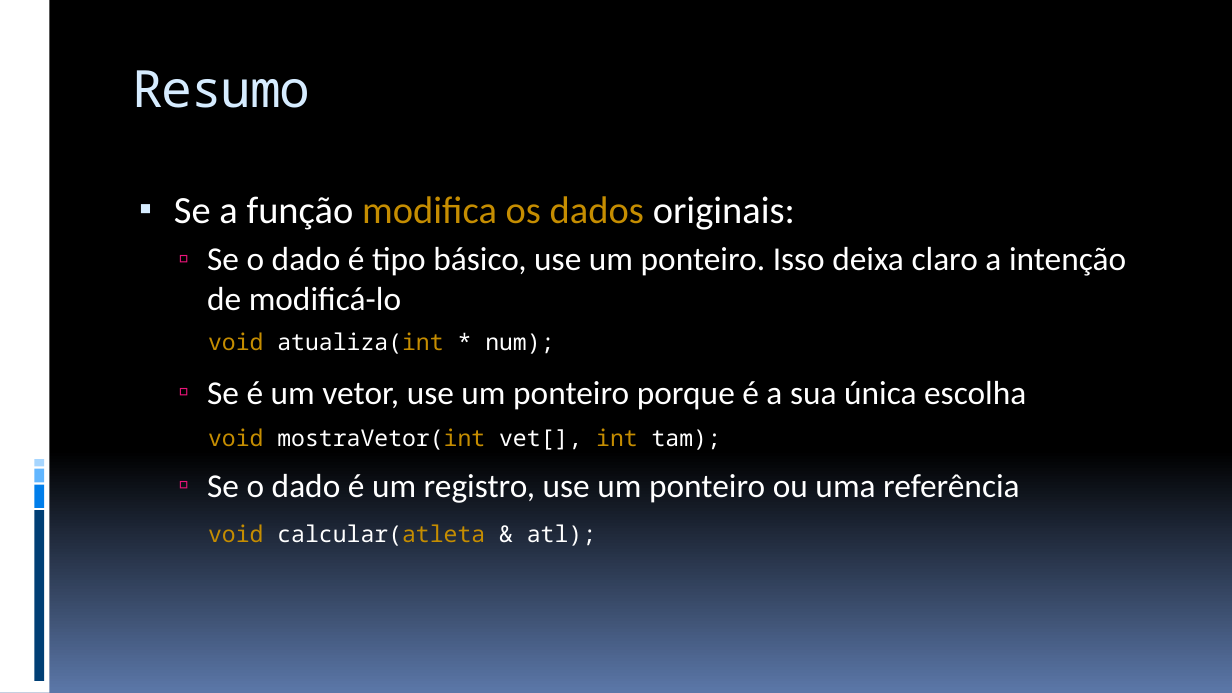
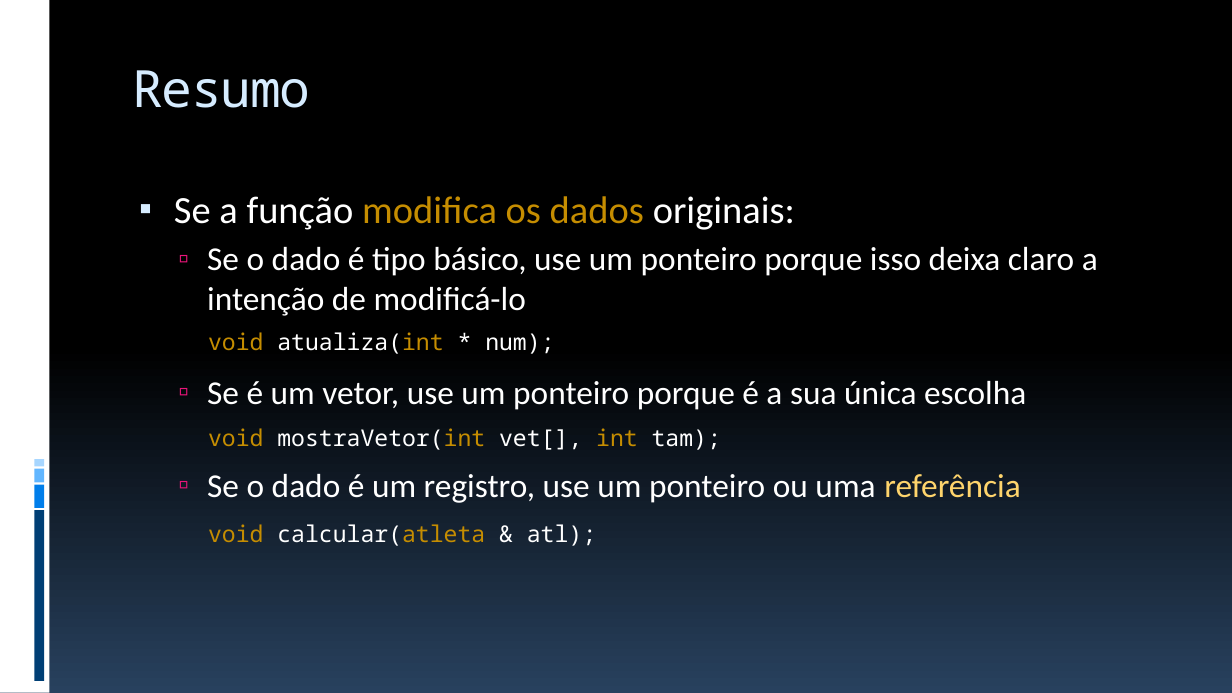
Before and after one commit to JudsonSS/ProgComp, a slide deck: slide 35 of Slides/28. Armazenamento e Referências.pptx. Drawn at 1232x693 pixels with LibreOffice and Linux fonts; fonts in the diff are those of the drawing. Boxes give left, top, right and bottom in pixels: in the first picture for what was removed or moved away, otherwise in the second. Text is boxed around its words. In the diff, an @@ line names an element or a change of style, - is before the commit and + after.

```diff
--- a/Slides/28. Armazenamento e Referências.pptx
+++ b/Slides/28. Armazenamento e Referências.pptx
@@ background gradient #000000 to #5B77A8 to gradient #000000 to #28415E @@
@@ text at [207,247,1098,316]: text changed @@
-  ▫ Se o dado é tipo básico, use um ponteiro. Isso deixa claro a intenção de modificá-lo
+  ▫ Se o dado é tipo básico, use um ponteiro porque isso deixa claro a intenção de modificá-lo
@@ text at [207,474,1021,503]: text colour #FFFFFF to #FED46C in "referência" @@
```
Also in this commit, not shown: 34 other slides changed, 5 other files.
